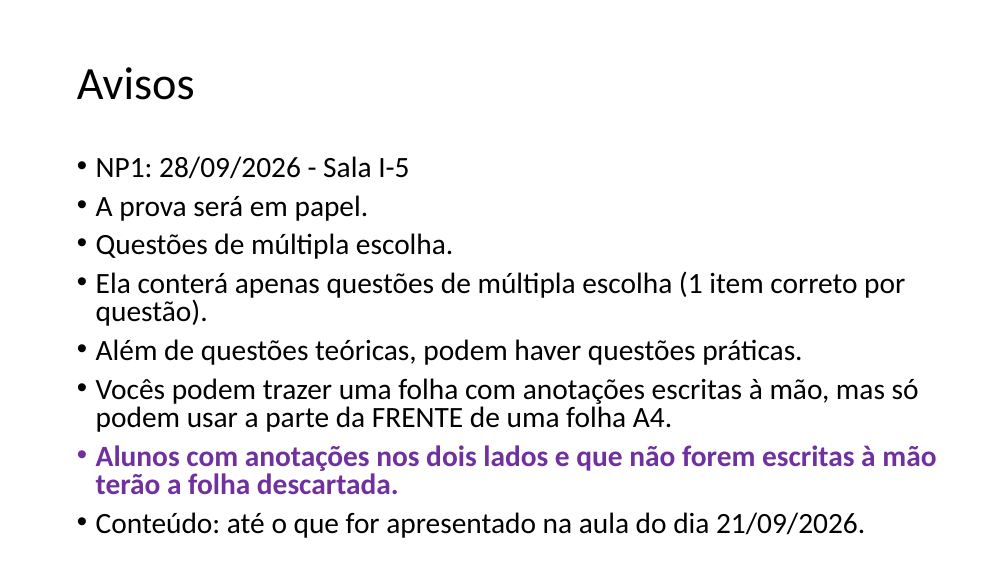
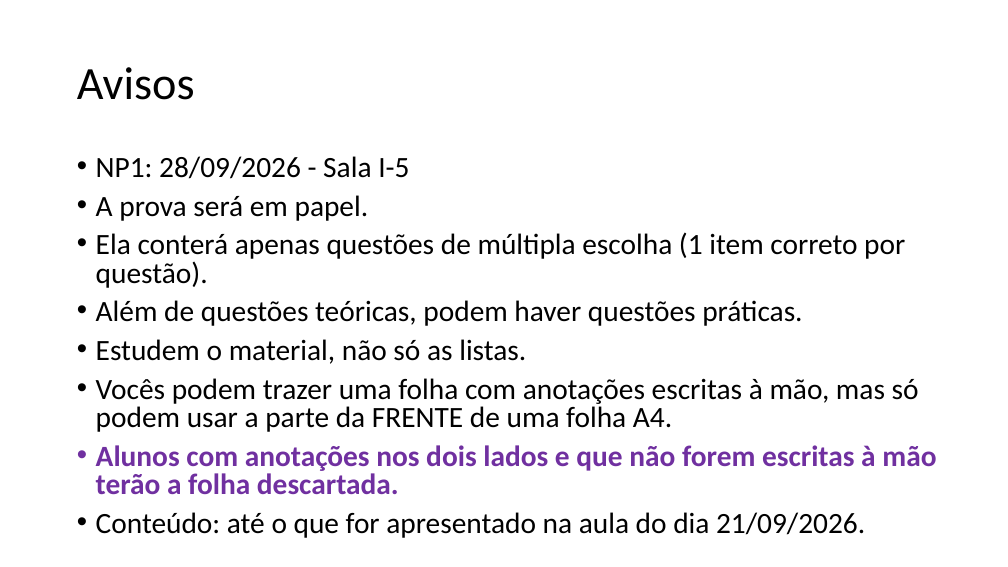
Before and after one commit to zz4fap/c24_inteligencia_artificial, a slide deck: slide 84 of slides/C24_Regressão.pptx. Drawn at 1008x567 pixels with LibreOffice and Linux fonts; fonts in the diff are those of the drawing. Boxes give left, top, right and bottom in pixels: in the first picture for what was removed or moved away, otherwise in the second. Text is boxed around its words. In the diff, an @@ line names an element or a change of style, - is before the commit and + after.

```diff
--- a/slides/C24_Regressão.pptx
+++ b/slides/C24_Regressão.pptx
@@ text at <box>96,233,453,259</box>: paragraph removed @@
-• Questões de múltipla escolha.
@@ text at <box>96,339,526,364</box>: paragraph added @@
+• Estudem o material, não só as listas.
```
Also in this commit, not shown: 11 other slides changed, 1 other file.
